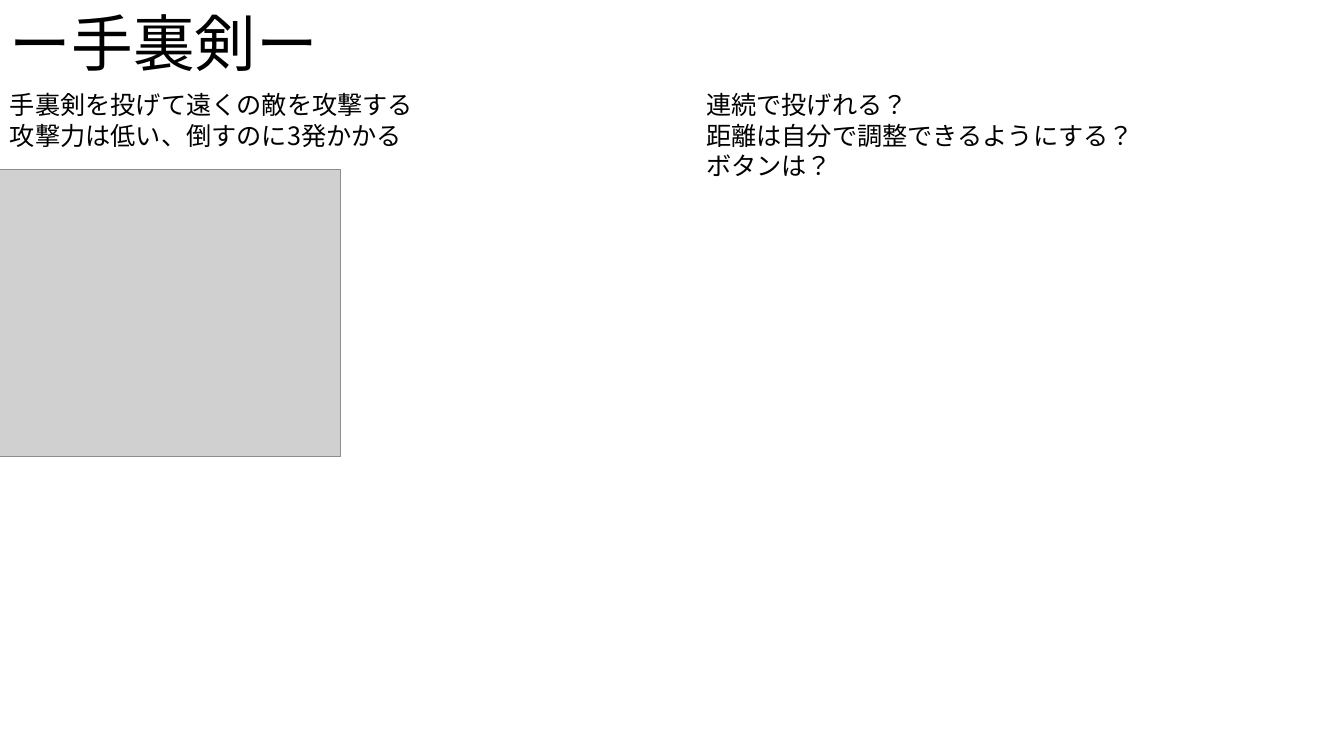
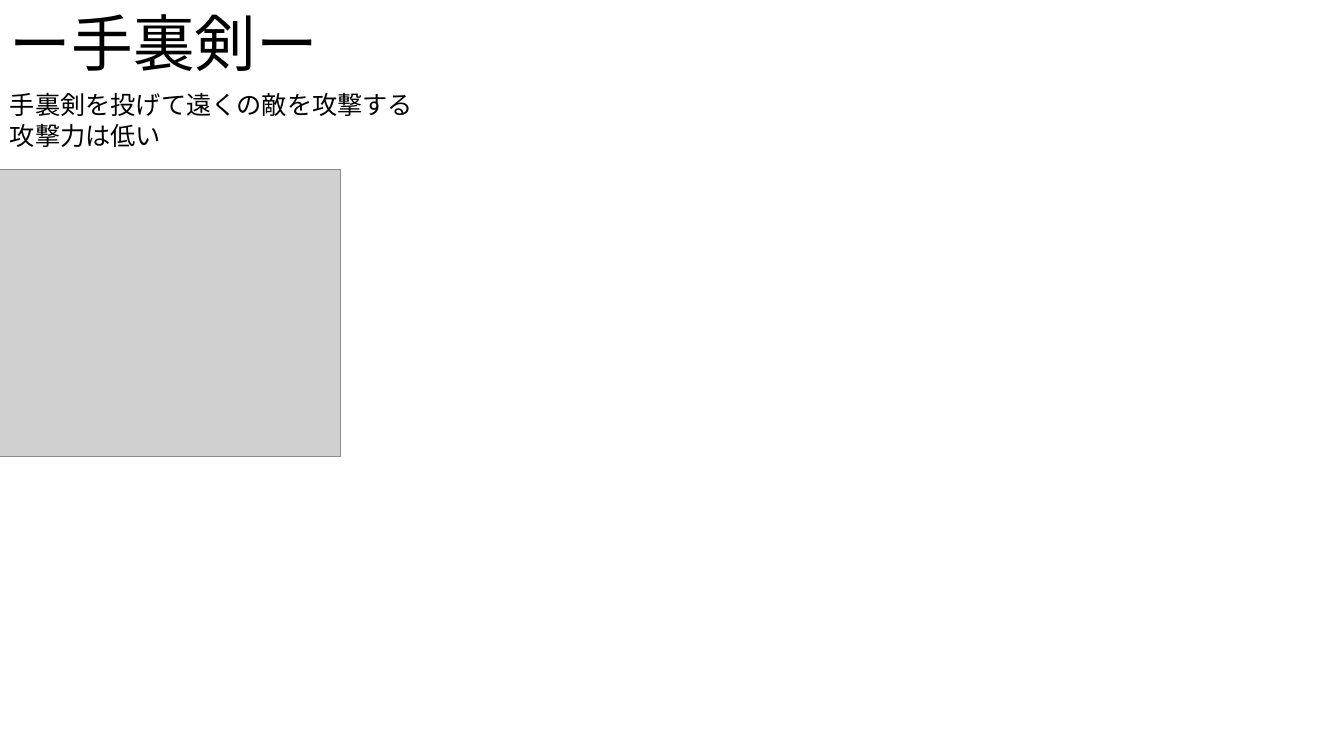
Before and after one commit to Shingo-Takenaka/Employment-work, a slide deck: slide 3 of 仕様書/Ninja.pptx. Drawn at 1344x756 pixels with LibreOffice and Linux fonts; fonts in the diff are those of the drawing; grey boxes stand for pictures. Boxes give left, top, right and bottom in pixels: in the first picture for what was removed or moved away, otherwise in the second. Text is boxed around its words. In the diff, an @@ line names an element or a change of style, - is before the commit and + after.

Commit message:
特に何も

```diff
--- a/仕様書/Ninja.pptx
+++ b/仕様書/Ninja.pptx
@@ text removed at box(706, 92, 1134, 176) @@
-連続で投げれる？
-距離は自分で調整できるようにする？
-ボタンは？
@@ text at box(10, 124, 161, 147): text changed @@
-攻撃力は低い、倒すのに3発かかる
+攻撃力は低い
```
